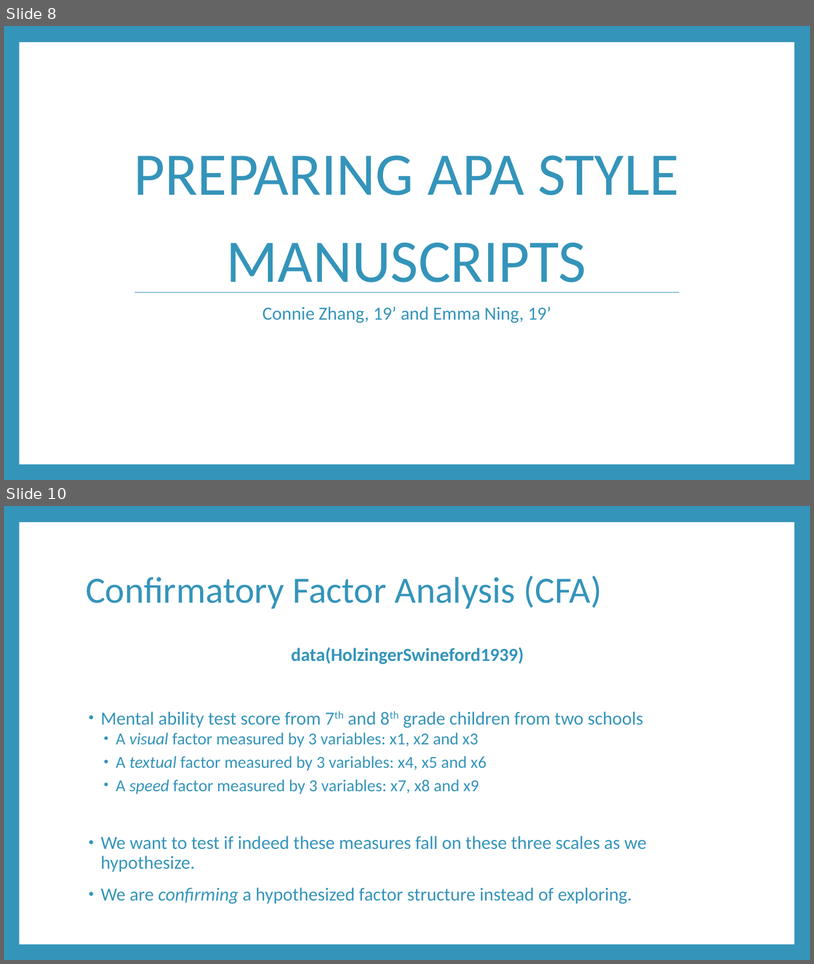
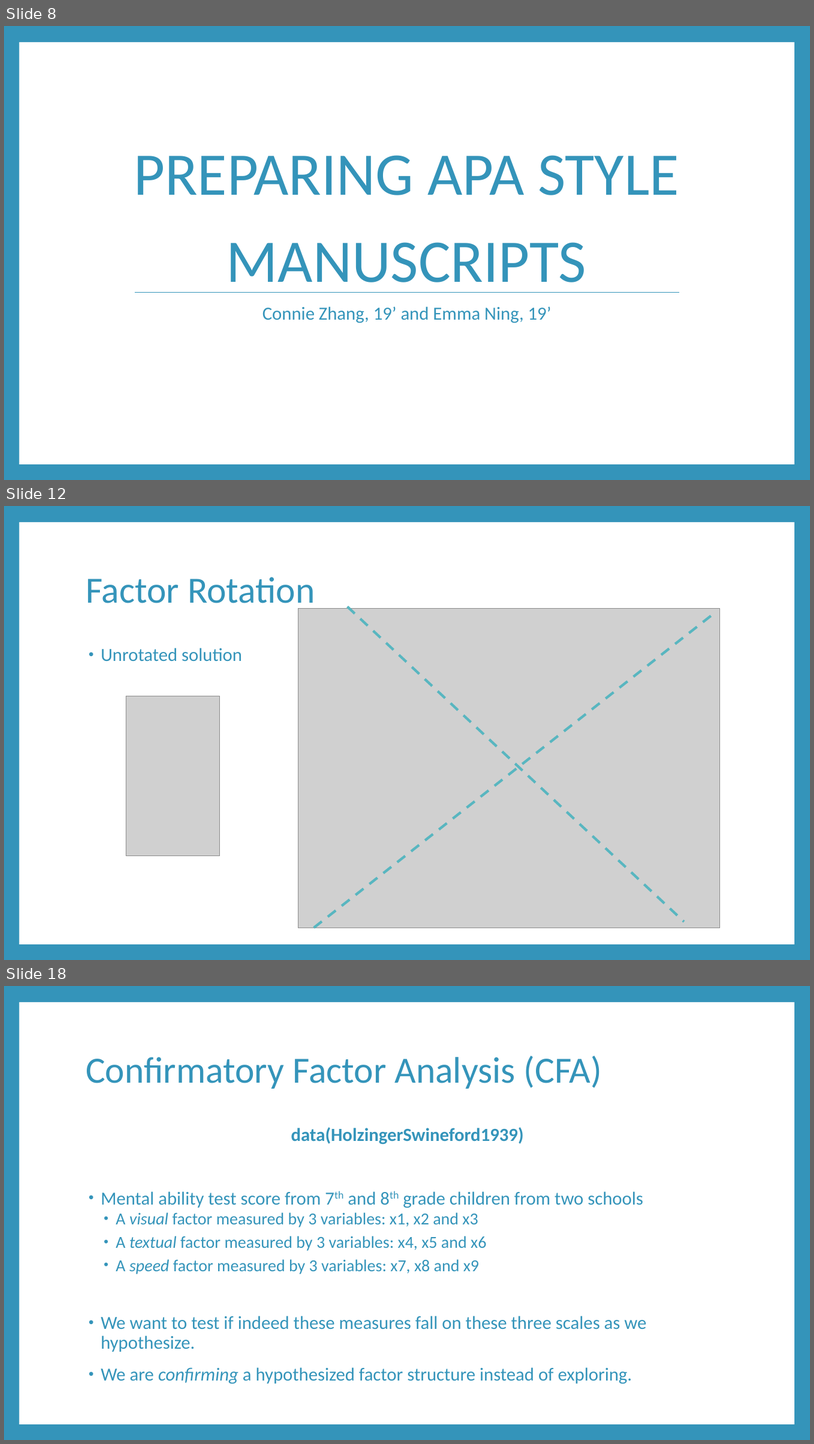
Before and after one commit to RandiLGarcia/smith-r-workshop, a slide deck: docs/Day 2 Slides.pptx. Shown one above the other, each under a label of ours: slides 8 and 10 before the commit, slides 8, 12 and 18 after it; the slides between them are not shown. The pictures are 814x964 and 814x1444 pixels, drawn with LibreOffice and Linux fonts; fonts in the diff are those of the drawing; grey boxes stand for pictures. Boxes give left, top, right and bottom in pixels: in the first picture for what was removed or moved away, otherwise in the second. Text is boxed around its words. In the diff, an @@ line names an element or a change of style, - is before the commit and + after.

```diff
--- a/docs/Day 2 Slides.pptx
+++ b/docs/Day 2 Slides.pptx
@@ slide 12 added at (4, 506, 810, 960), background #3494BA; not listed: 1 template element that a slide beside it also shows @@
@@ title added at (86, 577, 315, 612), 44 pt, text #3494BA @@
+Factor Rotation
@@ picture added at (299, 608, 720, 927) @@
@@ line added from (348, 606) to (684, 922), #58B6C0 3 pt dashed @@
@@ line added from (314, 928) to (714, 614), #58B6C0 3 pt dashed @@
@@ text added at (101, 648, 242, 661), 22 pt, text #3494BA @@
+• Unrotated solution
@@ picture added at (126, 696, 221, 856) @@
@@ what was slide 10 is now slide 18 @@
```
Also in this commit, not shown: 1 slide changed, 7 other slides added, 7 other files.
